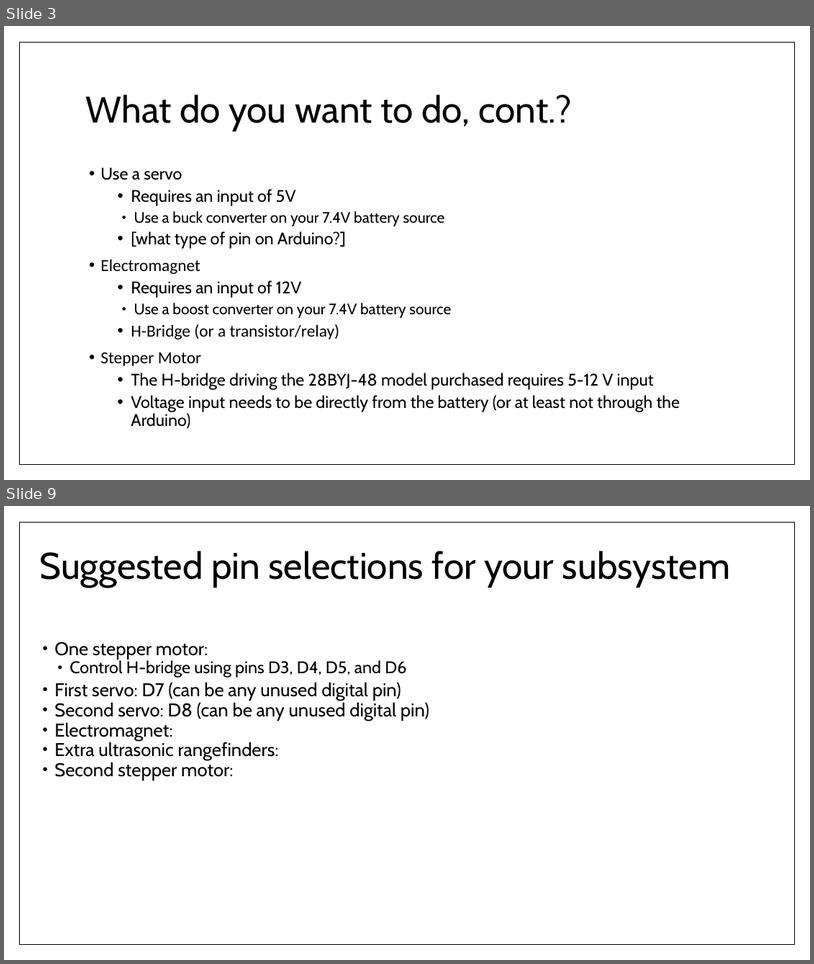
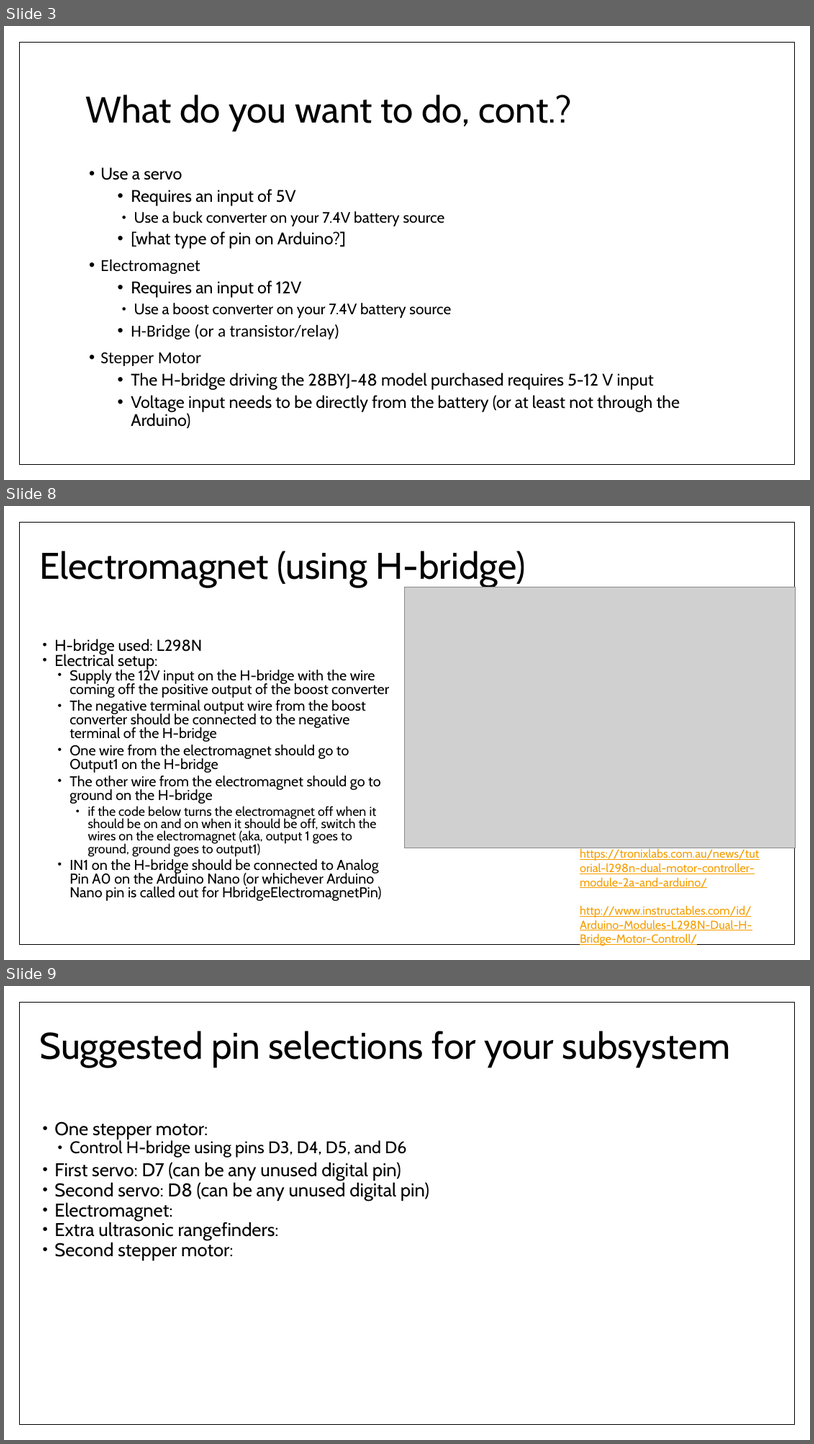
Before and after one commit to urucoug/Elegoo-Robot-Car, a slide deck: Notes for scouts_2017 06 12.pptx. Shown one above the other, each under a label of ours: slides 3 and 9 before the commit, slides 3, 8 and 9 after it; the slides between them are not shown. The pictures are 814x964 and 814x1444 pixels, drawn with LibreOffice and Linux fonts; fonts in the diff are those of the drawing; grey boxes stand for pictures. Boxes give left, top, right and bottom in pixels: in the first picture for what was removed or moved away, otherwise in the second. Text is boxed around its words. In the diff, an @@ line names an element or a change of style, - is before the commit and + after.

```diff
--- a/Notes for scouts_2017 06 12.pptx
+++ b/Notes for scouts_2017 06 12.pptx
@@ slide 8 added at bbox=[4, 506, 810, 960], background #FFFFFF; not listed: 1 template element that a slide beside it also shows @@
@@ title added at bbox=[39, 551, 525, 587], 44 pt, text #000000 @@
+Electromagnet (using H-bridge)
@@ picture added at bbox=[405, 587, 796, 847] @@
@@ text added at bbox=[54, 638, 389, 901], 17 pt, text #000000 @@
+• H-bridge used: L298N
+• Electrical setup:
+  • Supply the 12V input on the H-bridge with the wire coming off the positive output of the boost converter
+  • The negative terminal output wire from the boost converter should be connected to the negative terminal of the H-bridge
+  • One wire from the electromagnet should go to Output1 on the H-bridge
+  • The other wire from the electromagnet should go to ground on the H-bridge
+    • if the code below turns the electromagnet off when it should be on and on when it should be off, switch the wires on the electromagnet (aka, output 1 goes to ground, ground goes to output1)
+  • IN1 on the H-bridge should be connected to Analog Pin A0 on the Arduino Nano (or whichever Arduino Nano pin is called out for HbridgeElectromagnetPin)
@@ text added at bbox=[580, 833, 759, 945], 14 pt, text #F59E00, underline @@
+H-bridge tutorials: https://tronixlabs.com.au/news/tutorial-l298n-dual-motor-controller-module-2a-and-arduino/
+http://www.instructables.com/id/Arduino-Modules-L298N-Dual-H-Bridge-Motor-Controll/
```
Also in this commit, not shown: 5 slides changed, 2 other slides added, 1 slide removed, 5 other files.
